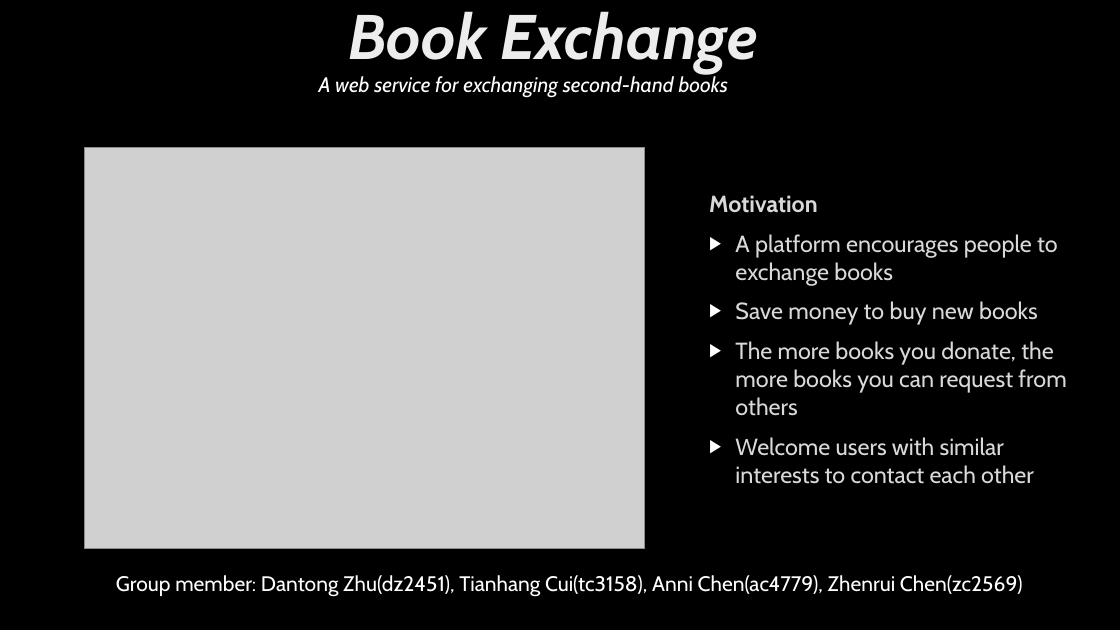
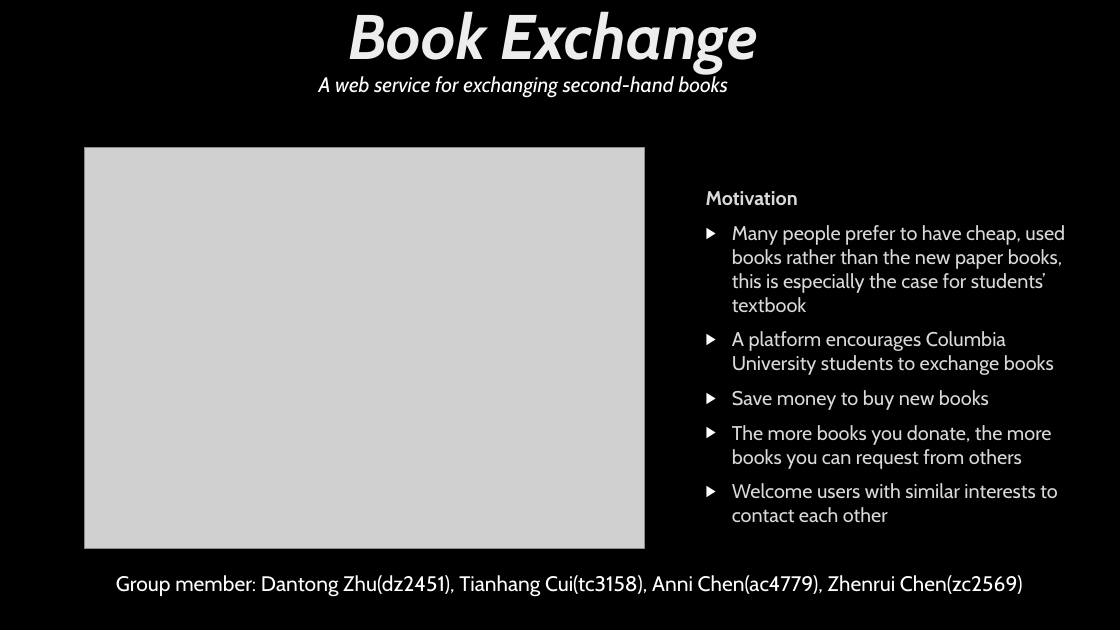
Before and after one commit to thcui/book-exchange, a slide deck: slide 1 of presentation-book-exchange.pptx. Drawn at 1120x630 pixels with LibreOffice and Linux fonts; fonts in the diff are those of the drawing; grey boxes stand for pictures; background and template pictures are left out. Boxes give left, top, right and bottom in pixels: in the first picture for what was removed or moved away, otherwise in the second. Text is boxed around its words. In the diff, an @@ line names an element or a change of style, - is before the commit and + after.

Commit message:
revise ppt

```diff
--- a/presentation-book-exchange.pptx
+++ b/presentation-book-exchange.pptx
@@ text at [706, 191, 1058, 523]: size 20 to 17 pt in "Motivation", "Save money to buy new books", "The more books you donate, the more ...", "Welcome users with similar interests to contact ..." @@
@@ text at [732, 225, 1065, 375]: text changed; size 20 to 17 pt @@
-▶ A platform encourages people to exchange books
+▶ Many people prefer to have cheap, used books rather than the new paper books, this is especially the case for students’ textbook
+▶ A platform encourages Columbia University students to exchange books
```
Also in this commit, not shown: 1 other slide changed, 1 other file.
